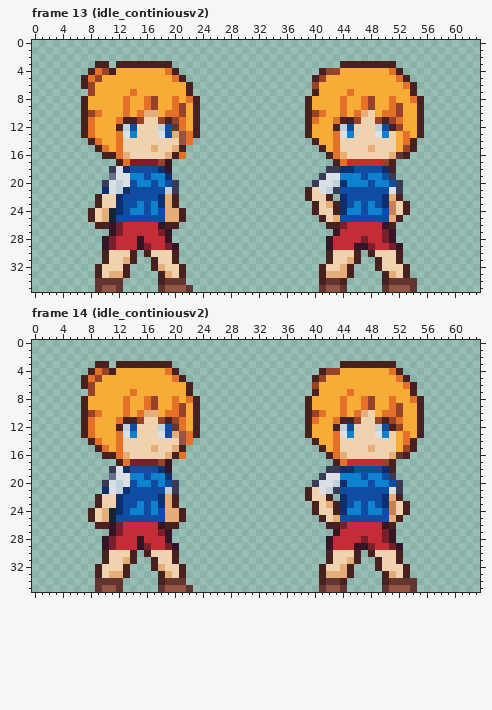
Pixel-art file -- Sprites/MC-Generalv2.aseprite. That is the earlier state.
64x36 pixels, 34 frames. Shown: frame 13 (idle_continiousv2), frame 14 (idle_continiousv2). The commit also changed other frames, which this record leaves out.
The result:
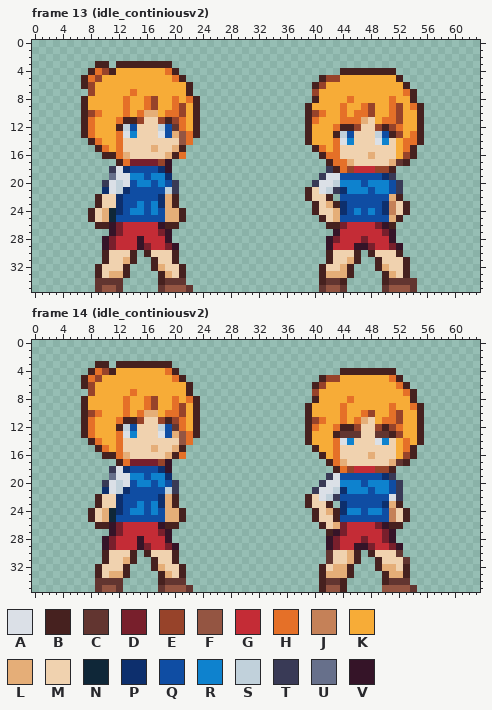
Palette (. is transparent): A #dbe0e7  B #46211f  C #623530  D #781f2c  E #97432a  F #945542  G #c42c36  H #e57028  J #c58158  K #f7ac37  L #e5ae78  M #f0d2af  N #0f2738  P #0d2f6d  Q #0f4da3  R #0e82ce  S #c1d1db  T #393a56  U #67708b  V #351428
The author wrote: done with new idle base frames
Changes in this commit:
Changed rows in their new state; - is an unchanged pixel.
Frame 13 (idle_continiousv2), layer "new":
first column x 39:
 3 -----........----
 4 --...BBBBBBBB.---
 5 -.BEE--------B.--
 6 -BE-----------B.-
 7 -E----K-------H--
 8 .B---KH-KK-----B.
 9 ---------------H-
10 --------HE-K-----
11 ----KHHHL-KHHE---
12 ----HBBE--EBEH---
13 ----BSQ---SQBEKH-
14 BK---AR---AR---HB
15 -BH------M----H--
16 --BH-M---L--MKEB-
17 ---BH-LMMMMMLCB--
18 ----BHEGGGEE-----
19 -----QQQ-QQP-----
20 -----R--QR-------
21 -----PRRR-RRQ----
22 -----Q-----Q-----
23 -------Q-Q-------
24 ----L-Q---QP-----
26 ----------D------
28 ----D------G-----
31 -------------MB--
32 -----------L-----
Frame 14 (idle_continiousv2), layer "new":
first column x 39:
 3 -----........----
 4 --...BBBBBBBB.---
 5 -.BEE-------HB.--
 6 -BE----------HB.-
 7 -E----K-------H--
 8 .B---KH-KK--K--B.
 9 --------KK---K-H-
10 -KK----KHE-K-----
11 -EH-KHKHL-KHHE---
12 -H--HBBE--EBEH---
13 ----BCCC--CCBEK--
14 BK---AR---AR---KB
15 -BK------M----H--
16 --BK-M---L--MKEB-
17 ---BHLMMMMMMLCB--
18 ---.BHEGGGEE-----
19 --.T-QQQ-QQP-----
20 -.T-AR--QR-------
21 .T-ASPRRR-RRQ----
22 --ASTQ-----QAT---
23 BM-B.--Q-Q--LB.--
24 ---L-------------
25 -BM-B-------JMB--
26 --BML-----D--B---
27 ---B-D-----------
28 ----D------------
29 ----D------------
30 ---C--L------C---
31 ---C---------MC--
32 ----L------LL----
33 -------------L---
34 ---------------.-
35 --B--B-----F-----
Pixel boxes of the changes (left, top, right, bottom) in both pictures:
changed: (305, 61, 424, 271)
changed: (305, 361, 424, 592)
